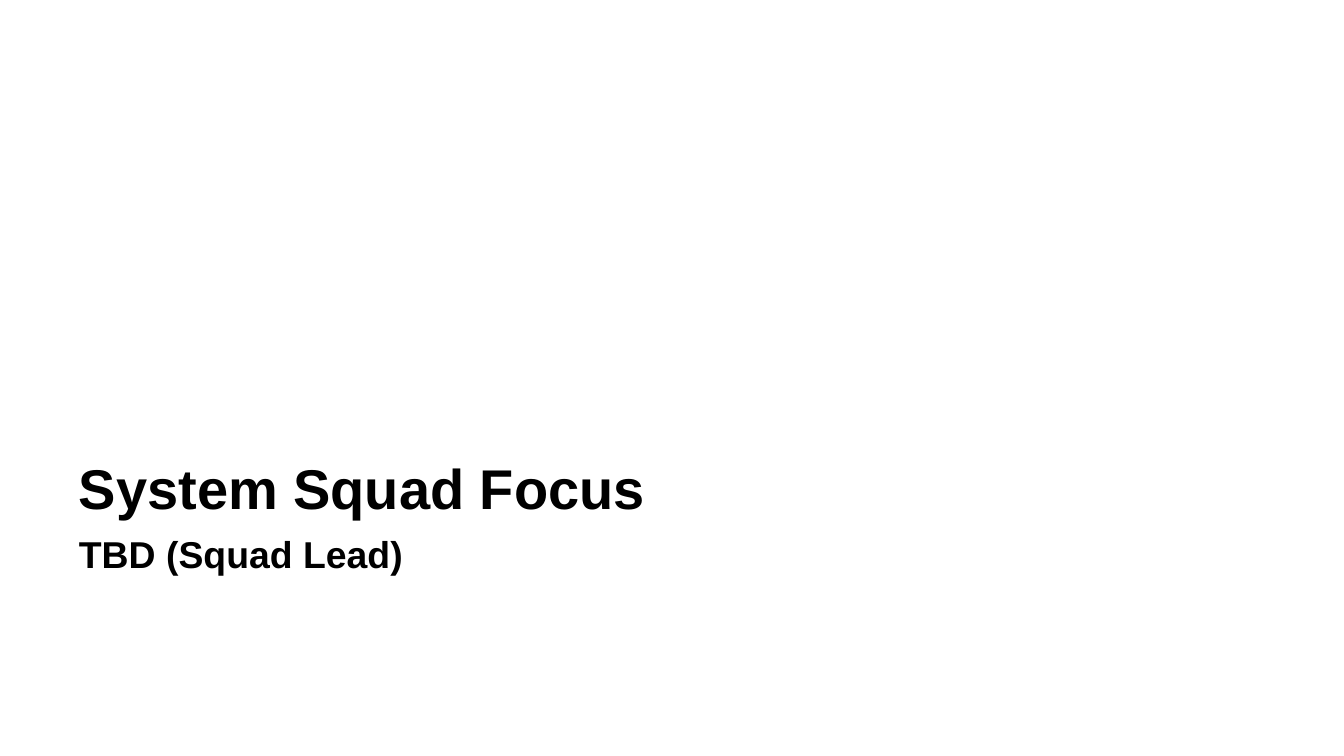
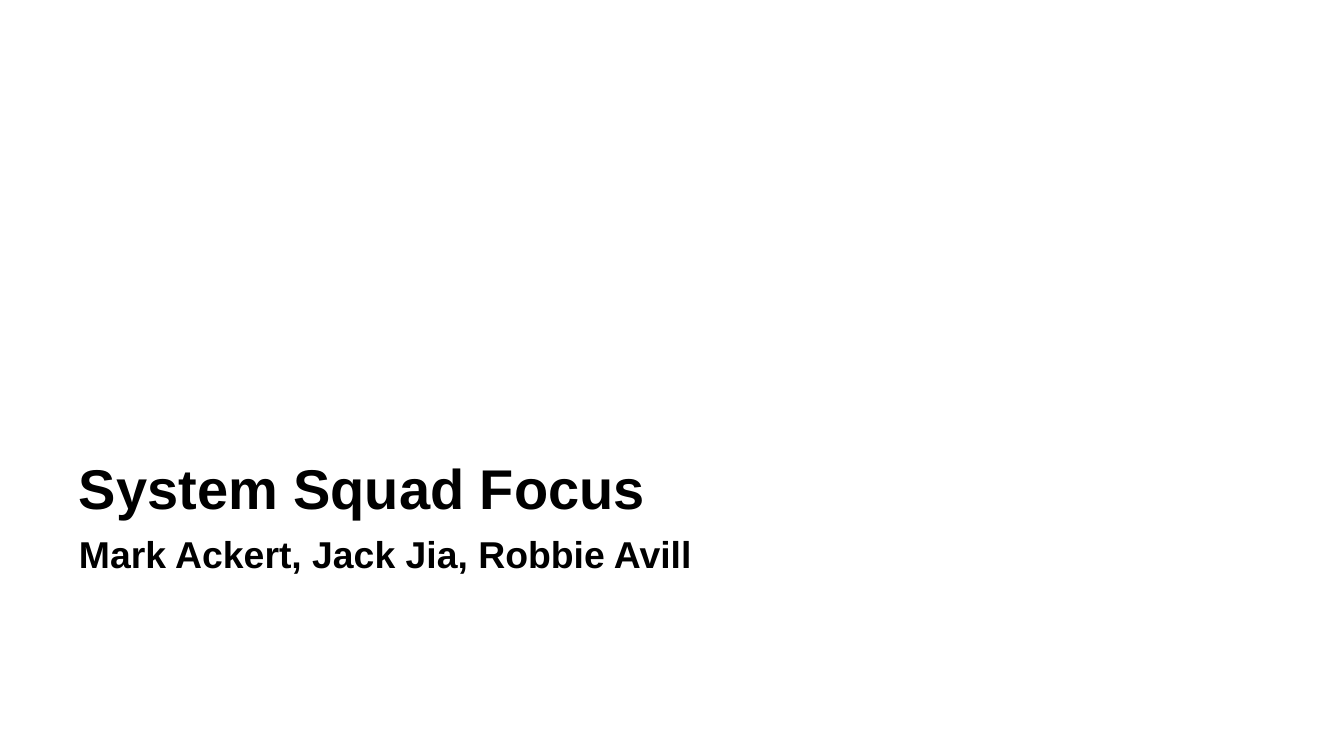
Before and after one commit to zowe/community, a slide deck: slide 10 of Project Management/PI Planning/20PI4 Planning/Zowe Community Squad Focus for 20PI4.pptx. Drawn at 1344x756 pixels with LibreOffice and Linux fonts; fonts in the diff are those of the drawing. Boxes give left, top, right and bottom in pixels: in the first picture for what was removed or moved away, otherwise in the second. Text is boxed around its words. In the diff, an @@ line names an element or a change of style, - is before the commit and + after.

Commit message:
update systems squad section

```diff
--- a/Project Management/PI Planning/20PI4 Planning/Zowe Community Squad Focus for 20PI4.pptx
+++ b/Project Management/PI Planning/20PI4 Planning/Zowe Community Squad Focus for 20PI4.pptx
@@ text at (79, 541, 692, 574): text changed @@
-TBD (Squad Lead)
+Mark Ackert, Jack Jia, Robbie Avill
```
Also in this commit, not shown: 5 other slides changed, 2 slides added, 4 slides removed.
